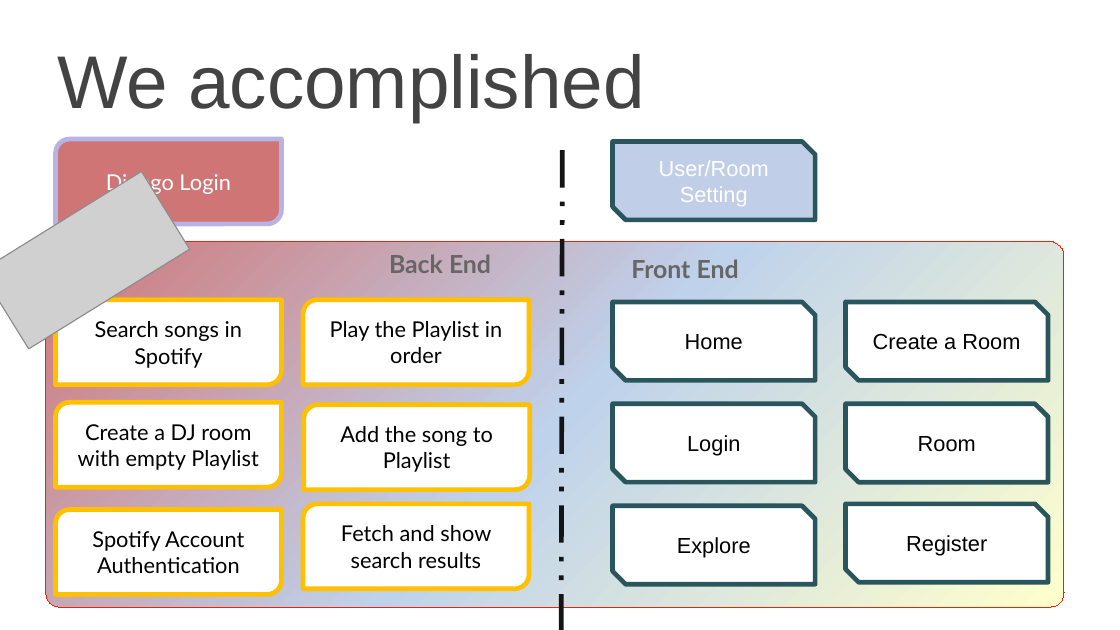
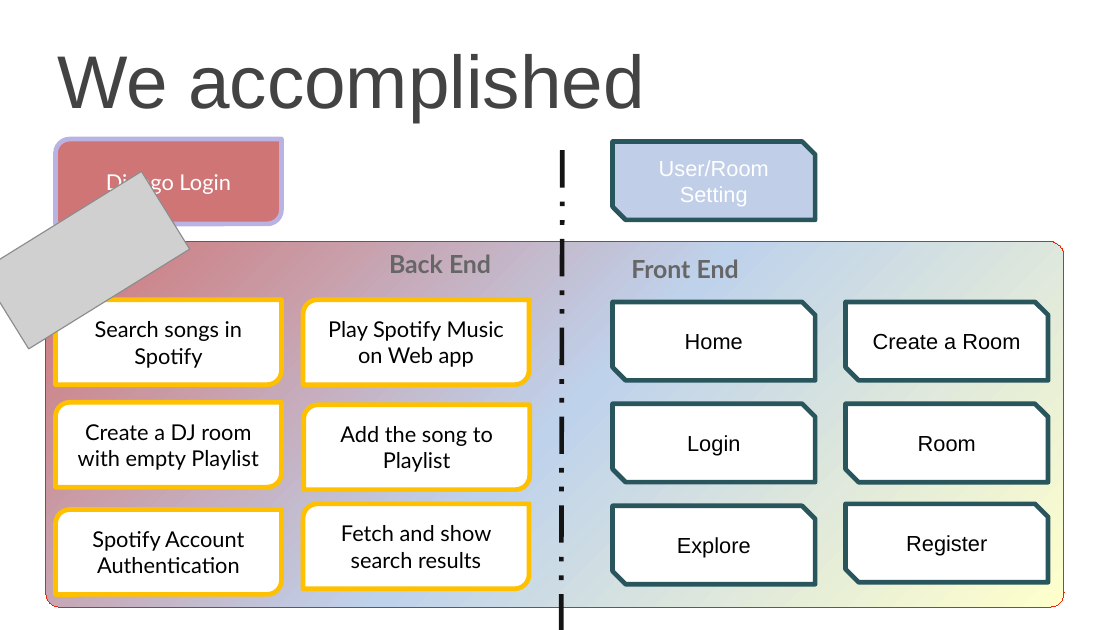
Before and after one commit to nkjack/17437-hot-pot-music-share, a slide deck: slide 6 of sprint-presentations/1105_WebApp_presentation.pptx. Drawn at 1120x630 pixels with LibreOffice and Linux fonts; fonts in the diff are those of the drawing; grey boxes stand for pictures; background and template pictures are left out. Boxes give left, top, right and bottom in pixels: in the first picture for what was removed or moved away, otherwise in the second. Text is boxed around its words. In the diff, an @@ line names an element or a change of style, - is before the commit and + after.

```diff
--- a/sprint-presentations/1105_WebApp_presentation.pptx
+++ b/sprint-presentations/1105_WebApp_presentation.pptx
@@ text in round diag rect at bbox=[328, 321, 504, 367]: text changed @@
-Play the Playlist in order
+Play Spotify Music on Web app
```
Also in this commit, not shown: 2 other slides changed, 1 slide added.
